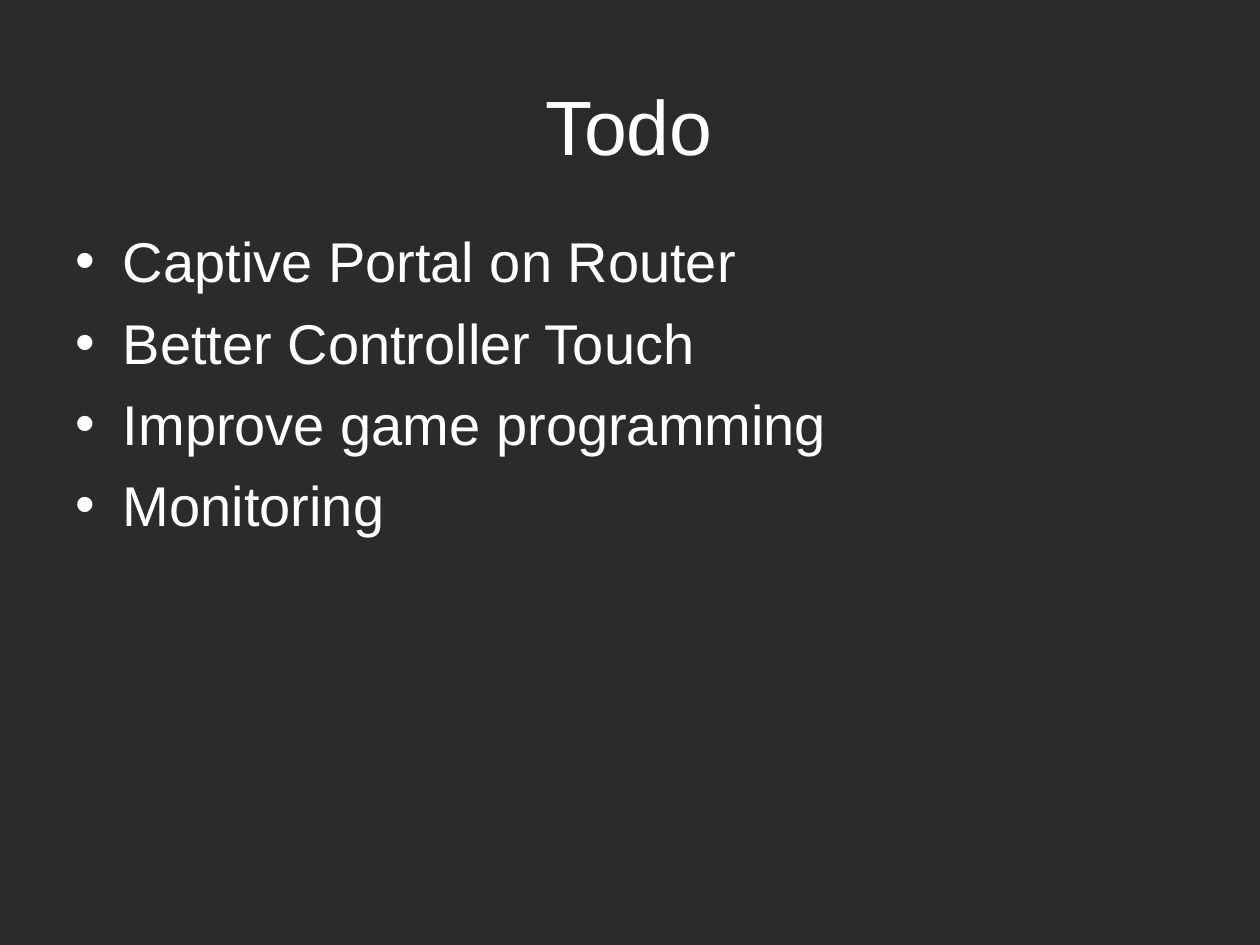
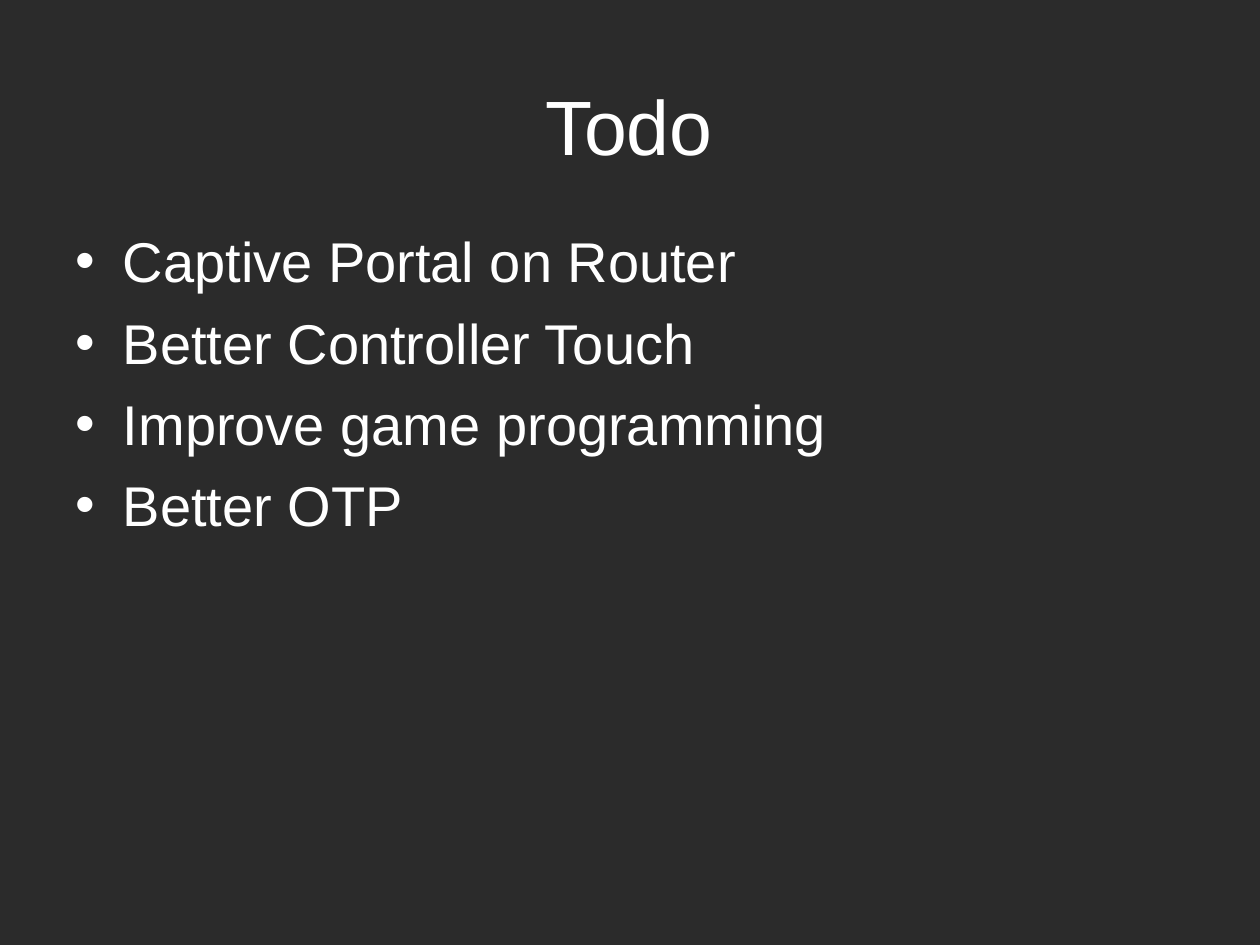
Before and after one commit to paaschpa/frankencade, a slide deck: slide 12 of ccc2016.ppt (slide 10 before the commit). Drawn at 1260x945 pixels with LibreOffice and Linux fonts; fonts in the diff are those of the drawing; background and template pictures are left out; a plain dark background stands for a picture behind light text. Boxes give left, top, right and bottom in pixels: in the first picture for what was removed or moved away, otherwise in the second. Text is boxed around its words. In the diff, an @@ line names an element or a change of style, - is before the commit and + after.

```diff
--- a/ccc2016.ppt
+++ b/ccc2016.ppt
@@ text at bbox=[123, 487, 403, 527]: text changed @@
-• Monitoring
+• Better OTP
```
Also in this commit, not shown: 1 other slide changed, 2 slides added, 1 other file.
